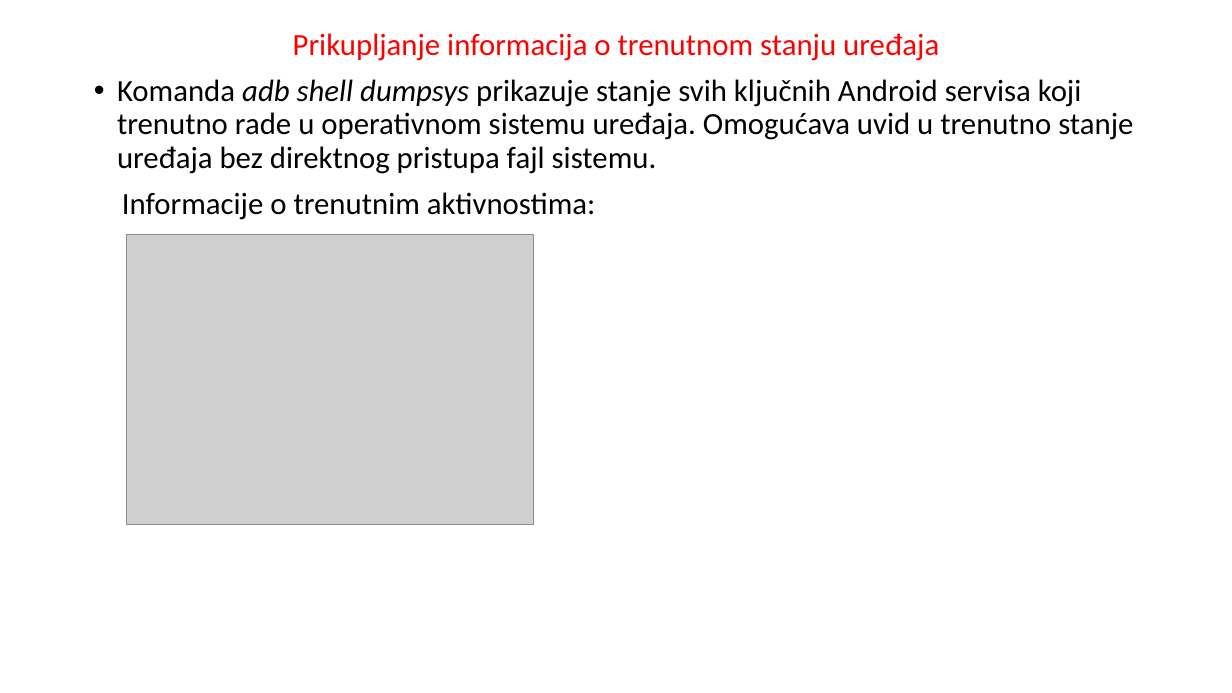
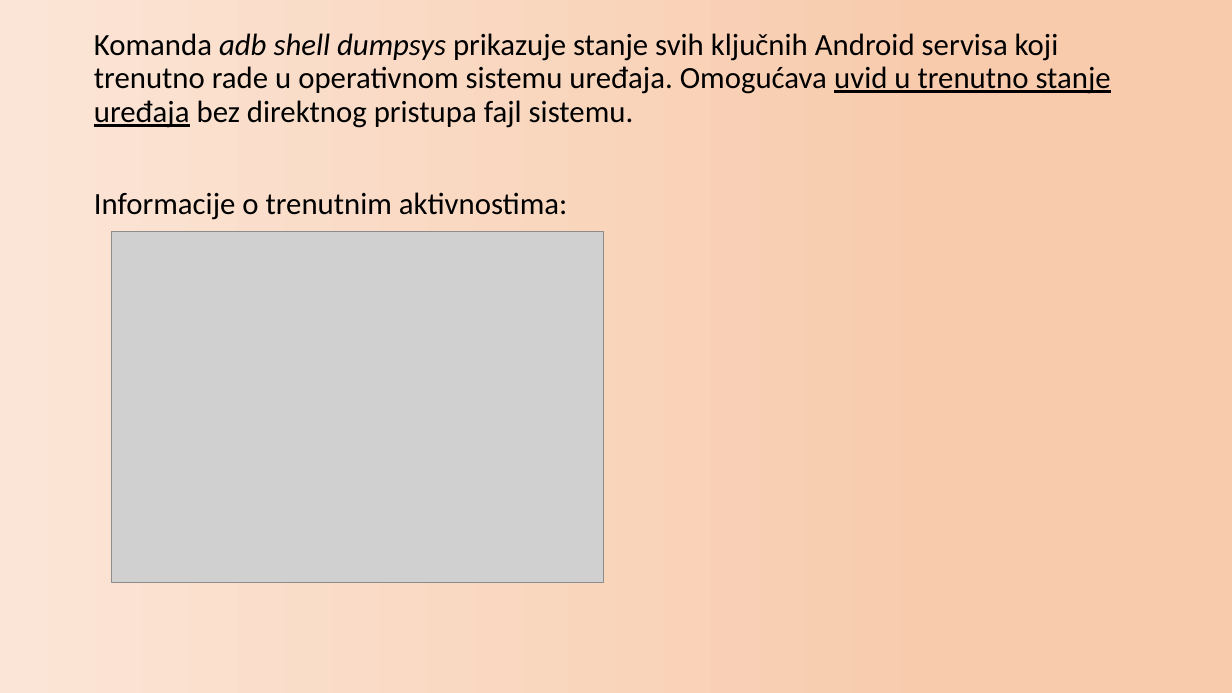
Before and after one commit to zvasiccc/DigitalnaForenzika, a slide deck: slide 14 of Primena ADB alata u analizi Android uređaja.pptx (slide 12 before the commit). Drawn at 1232x693 pixels with LibreOffice and Linux fonts; fonts in the diff are those of the drawing; grey boxes stand for pictures. Boxes give left, top, right and bottom in pixels: in the first picture for what was removed or moved away, otherwise in the second. Text is boxed around its words. In the diff, an @@ line names an element or a change of style, - is before the commit and + after.

```diff
--- a/Primena ADB alata u analizi Android uređaja.pptx
+++ b/Primena ADB alata u analizi Android uređaja.pptx
@@ background #FFFFFF to gradient #FBE5D6 to #F8CBAD @@
@@ text at <box>94,33,1111,128</box>: underline on in "uvid u trenutno stanje uređaja"; bullet • to none @@
@@ text at <box>293,33,939,61</box>: paragraph removed @@
-Prikupljanje informacija o trenutnom stanju uređaja
@@ picture: place and size @@
-picture at <box>127,234,534,525</box>
+picture at <box>112,232,604,582</box>
```
Also in this commit, not shown: 13 other slides changed, 2 slides added, 2 other files.
